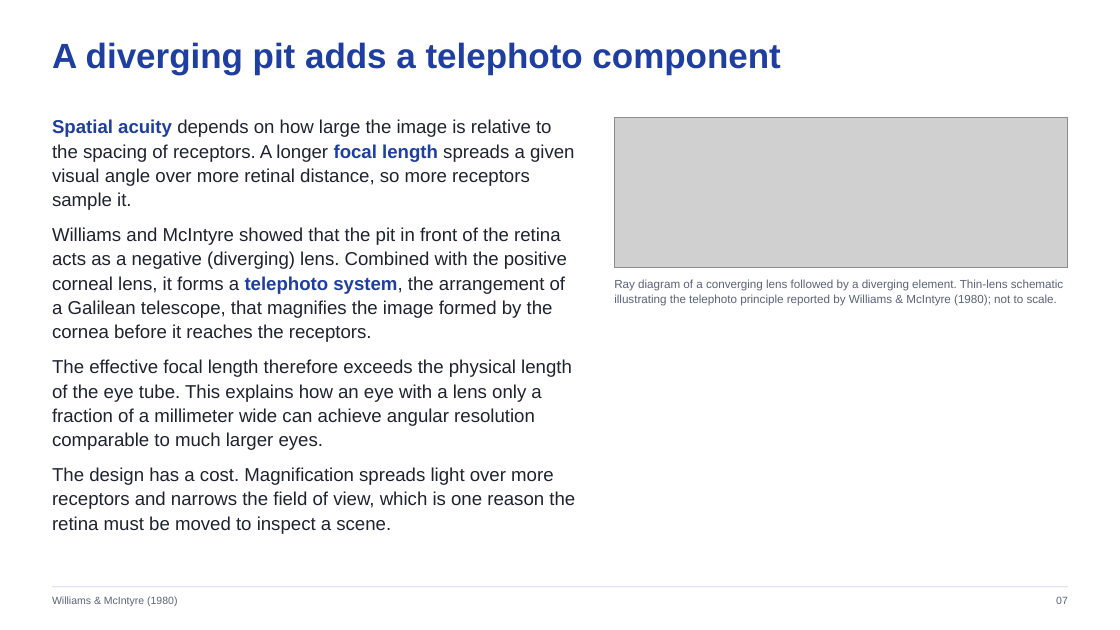
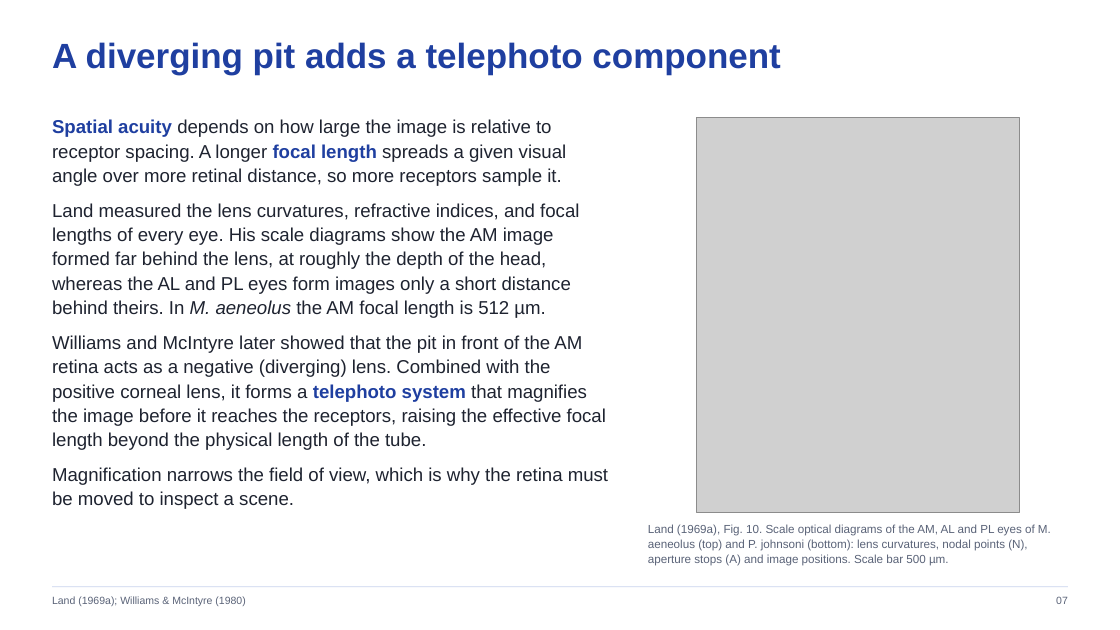
Before and after one commit to jordanxxlopez/NEUROETHOLOGY, a slide deck: slide 7 of lectures/L12/Neuroethology_Lecture12_FA2026.pptx. Drawn at 1120x630 pixels with LibreOffice and Linux fonts; fonts in the diff are those of the drawing; grey boxes stand for pictures. Boxes give left, top, right and bottom in pixels: in the first picture for what was removed or moved away, otherwise in the second. Text is boxed around its words. In the diff, an @@ line names an element or a change of style, - is before the commit and + after.

```diff
--- a/lectures/L12/Neuroethology_Lecture12_FA2026.pptx
+++ b/lectures/L12/Neuroethology_Lecture12_FA2026.pptx
@@ text at (52, 119, 608, 509): text changed @@
-Spatial acuity depends on how large the image is relative to the spacing of receptors. A longer focal length spreads a given visual angle over more retinal distance, so more receptors sample it.
-Williams and McIntyre showed that the pit in front of the retina acts as a negative (diverging) lens. Combined with the positive corneal lens, it forms a telephoto system, the arrangement of a Galilean telescope, that magnifies the image formed by the cornea before it reaches the receptors.
-The effective focal length therefore exceeds the physical length of the eye tube. This explains how an eye with a lens only a fraction of a millimeter wide can achieve angular resolution comparable to much larger eyes.
-The design has a cost. Magnification spreads light over more receptors and narrows the field of view, which is one reason the retina must be moved to inspect a scene.
+Spatial acuity depends on how large the image is relative to receptor spacing. A longer focal length spreads a given visual angle over more retinal distance, so more receptors sample it.
+Land measured the lens curvatures, refractive indices, and focal lengths of every eye. His scale diagrams show the AM image formed far behind the lens, at roughly the depth of the head, whereas the AL and PL eyes form images only a short distance behind theirs. In M. aeneolus the AM focal length is 512 µm.
+Williams and McIntyre later showed that the pit in front of the AM retina acts as a negative (diverging) lens. Combined with the positive corneal lens, it forms a telephoto system that magnifies the image before it reaches the receptors, raising the effective focal length beyond the physical length of the tube.
+Magnification narrows the field of view, which is why the retina must be moved to inspect a scene.
@@ picture: place and size @@
-picture at (614, 118, 1068, 268)
+picture at (697, 118, 1020, 513)
@@ text at (648, 524, 1051, 566): text changed @@
-Ray diagram of a converging lens followed by a diverging element. Thin-lens schematic illustrating the telephoto principle reported by Williams & McIntyre (1980); not to scale.
+Land (1969a), Fig. 10. Scale optical diagrams of the AM, AL and PL eyes of M. aeneolus (top) and P. johnsoni (bottom): lens curvatures, nodal points (N), aperture stops (A) and image positions. Scale bar 500 µm.
@@ text at (52, 596, 245, 606): text changed @@
-Williams & McIntyre (1980)
+Land (1969a); Williams & McIntyre (1980)
```
Also in this commit, not shown: 26 other slides changed, 8 slides added, 8 slides removed, 32 other files.
